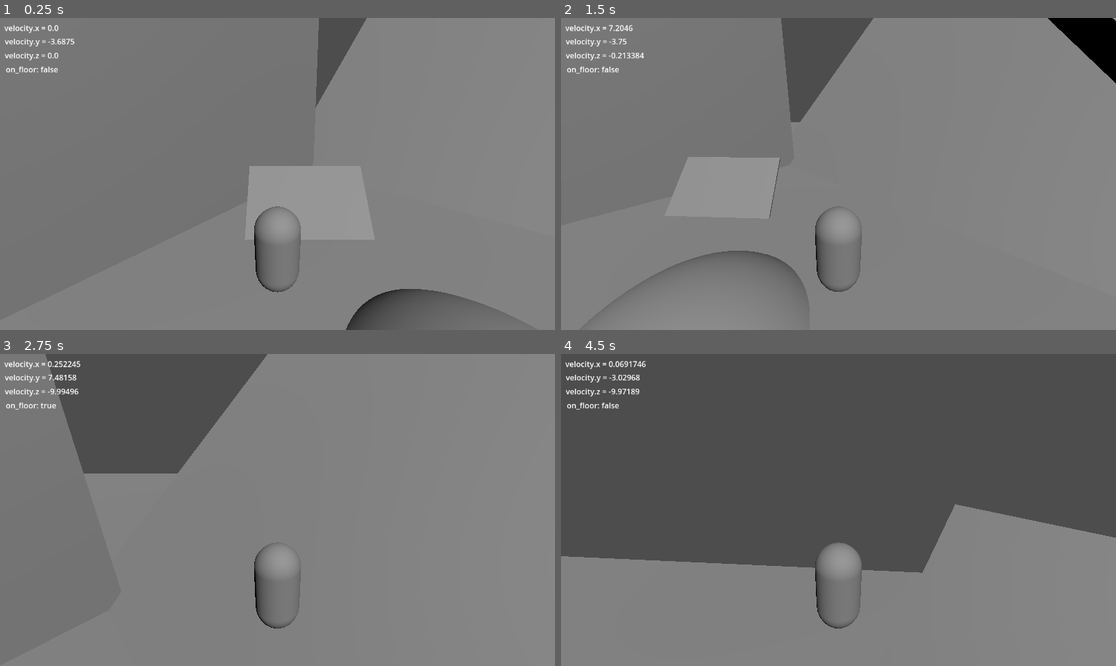
Above: before the commit, frames 1-4 (two rows, left to right).
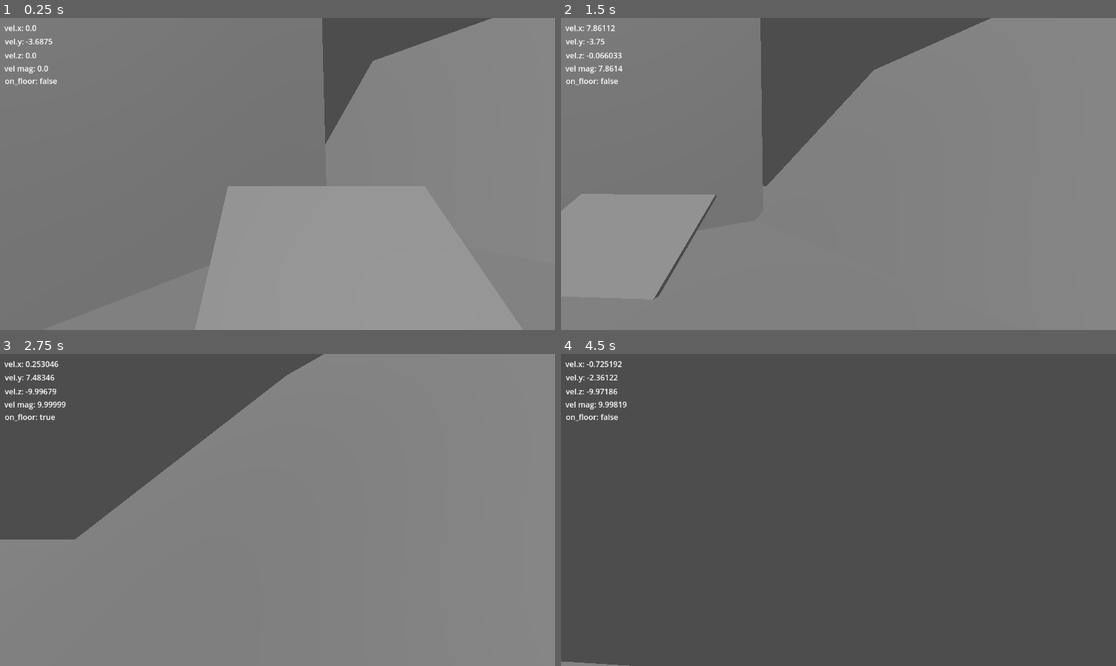
Above: after the commit, the same moments.

Repository: Gamepro5/Custom_CharacterBody3D_Movement_System
Game: Godot game, scene res://world.tscn
Same seed, same stepped clock (60 frames per second), same inputs: the game is played once before the commit and once after it.
Inputs (mouse positions are in pixels of both pictures, inside the frame that each line leads up to):
- Up to frame 1 (0.25 s): no input
- Up to frame 2 (1.5 s): move the mouse to (960, 158) at 0.52 s; press the mouse at (960, 158) at 0.53 s; hold D (right) 0.53-1.28 s; tap Space (jump) at 0.77 s; move the mouse to (810, 174) at 1.27 s; release the mouse at (810, 174) at 1.28 s; hold W (forward) from 1.28 s (still down); click (810, 174) at 1.35 s
- Up to frame 3 (2.75 s): keep holding W (forward); tap Space (jump) at 1.52 s; move the mouse to (288, 503) at 2.02 s; press the mouse at (288, 503) at 2.03 s
- Up to frame 4 (4.5 s): keep holding W (forward); move the mouse to (832, 516) at 2.77 s; release the mouse at (832, 516) at 2.78 s; click (832, 516) at 2.85 s; tap Space (jump) at 3.02, 3.77 s; move the mouse to (877, 513) at 3.52 s; press the mouse at (877, 513) at 3.53 s; move the mouse to (794, 506) at 4.27 s; release the mouse at (794, 506) at 4.28 s; click (794, 506) at 4.35 s

The runs differ from the first frame. In frame 1, 9.3% of the frame differs, in the area x 0-95%, y 0-100%; in frame 2, 13%; in frame 3, 11%; in frame 4, 38%, in the area x 0-100%, y 2-100%.

Commit message:
implemented deceleration

Diff:
--- a/Player.gd
+++ b/Player.gd
@@ -3,7 +3,8 @@
 
 const SPEED = 10
 const JUMP_VELOCITY = 7
-var ACCELERATION = 8
+var ACCELERATION = 20
+var DECELERATION = 8
 var AIR_ACCELERATION = 1
 var mouse_axis = Vector2.ZERO
 var vertical
@@ -48,20 +49,20 @@
 	# As good practice, you should replace UI actions with custom gameplay actions.
 	var input_dir = Input.get_vector("left", "right", "forward", "backward")
 	var dir = (transform.basis * Vector3(input_dir.x, 0, input_dir.y)).normalized()
-	"""
-	if dir:
-		vel.x = dir.x * SPEED
-		vel.z = dir.z * SPEED
-	else:
-		vel.x = move_toward(vel.x, 0, SPEED)
-		vel.z = move_toward(vel.z, 0, SPEED)
-	"""
+
 	var temp = vel.y
 	if (on_floor):
-		vel = vel.lerp(dir*SPEED, ACCELERATION * delta)
+		if (dir.dot(vel) > 0):#(dir != Vector3.ZERO):
+			vel = vel.lerp(dir*SPEED, ACCELERATION * delta)
+		else:
+			vel = vel.lerp(dir*SPEED, DECELERATION * delta)
 	else:
 		vel = vel.lerp(dir*SPEED, AIR_ACCELERATION * delta)
 	vel.y = temp
+
+	if (Vector3(vel.x,0,vel.z).length() < 0.001): #sigfigs!
+		vel.x = 0
+		vel.z = 0
 
 	$Velocity.set_rotation(- $Velocity.get_parent().rotation)
 	$Velocity.target_position = vel/5;
@@ -122,8 +123,8 @@
 
 	else:
 		on_floor = false
-		print(last_col_normal, "  ", previous_vel.y)
-		if (last_col_normal == Vector3(0,1,0) && previous_vel.y == 0):
+		#print(last_col_normal, "  ", previous_vel.y)
+		if (last_col_normal == Vector3(0,1,0) && floor(previous_vel.y) == 0):
 			printerr("ERROR! Godot Collision Engine most likely reported a false negative just now. Snap Vector is: ", snap_vector)
 		vel.y -= gravity * delta
 		var col = move_and_collide(vel*delta)
@@ -134,7 +135,8 @@
 
 	previous_vel = vel
 
-	$velx.text = "velocity.x = " + var_to_str(vel.x)
-	$vely.text = "velocity.y = " + var_to_str(vel.y)
-	$velz.text =  "velocity.z = " + var_to_str(vel.z)
+	$velx.text = "vel.x: " + var_to_str(vel.x)
+	$vely.text = "vel.y: " + var_to_str(vel.y)
+	$velz.text = "vel.z: " + var_to_str(vel.z)
+	$velmag.text = "vel mag: " + var_to_str(Vector3(vel.x,0,vel.z).length())
 	label2.text = "on_floor: " + var_to_str(on_floor)
--- a/Player.tscn
+++ b/Player.tscn
@@ -21,7 +21,7 @@
 
 [node name="Camera2" type="Camera3D" parent="Head"]
 transform = Transform3D(1, 0, 0, 0, 0.940371, 0.34015, 0, -0.34015, 0.940371, 0, 2.53898, 3.67285)
-current = true
+fov = 90.0
 
 [node name="Velocity" type="RayCast3D" parent="."]
 target_position = Vector3(1, 0, 0)
@@ -74,9 +74,17 @@
 text = "vel_z"
 
 [node name="on_floor" type="Label" parent="."]
-offset_left = 12.0
-offset_top = 95.0
-offset_right = 76.0
-offset_bottom = 121.0
+offset_left = 10.0
+offset_top = 119.0
+offset_right = 74.0
+offset_bottom = 145.0
 text = "on_floor
 "
+
+[node name="velmag" type="Label" parent="."]
+offset_left = 9.0
+offset_top = 93.0
+offset_right = 70.0
+offset_bottom = 119.0
+text = "vel_mag
+"
